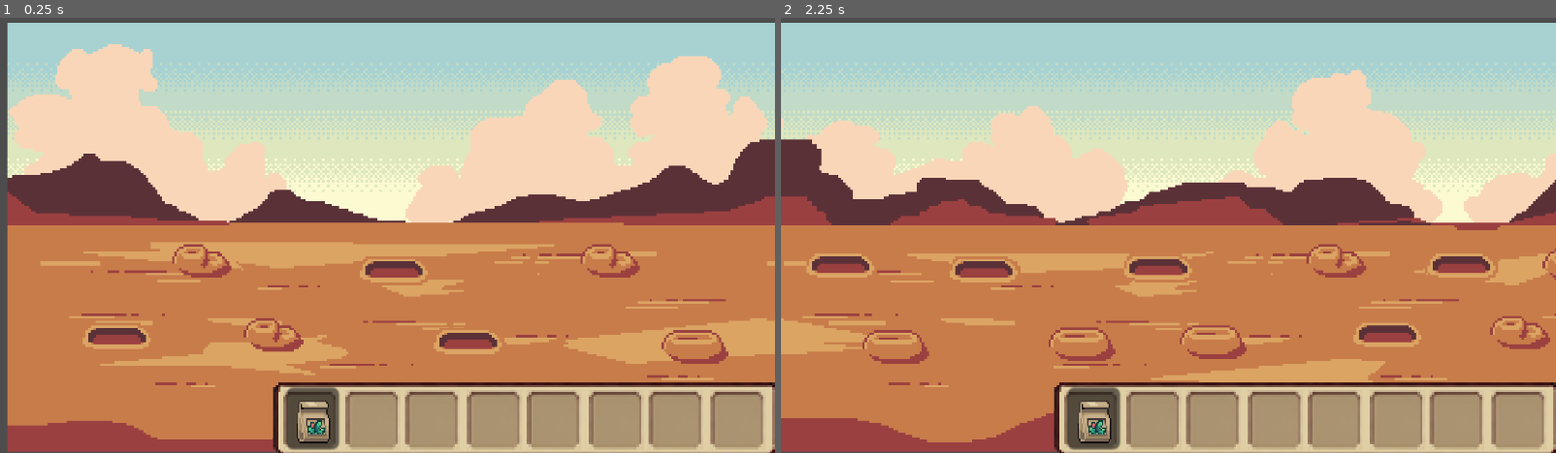
Above: before the commit, frames 1-2 (left to right).
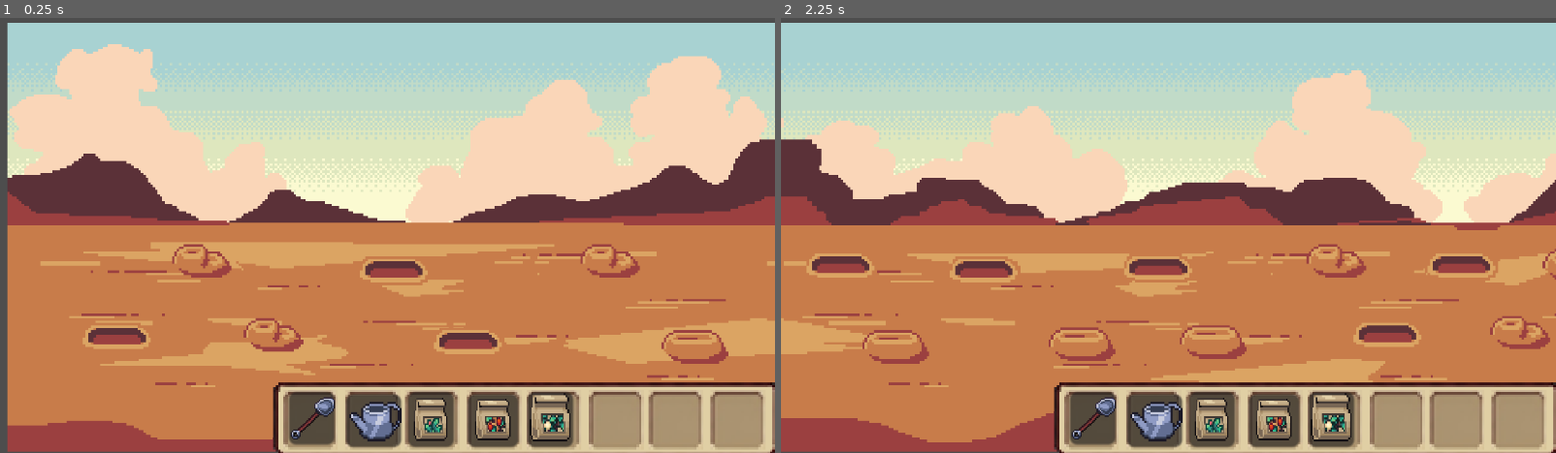
Above: after the commit, the same moments.

Repository: lawabognakenzakinane/Usyd-Game-design-2026
Game: Godot game, scene res://game.tscn
Two runs of this game, one before a commit and one after it. Both use one fixed random seed, a clock stepped at 60 frames per second and the inputs below. This scene is started directly instead of the project's main scene.
Inputs (mouse positions are in pixels of both pictures, inside the frame that each line leads up to):
- Up to frame 1 (0.25 s): no input
- Up to frame 2 (2.25 s): tap Enter at 0.5, 2 s; move the mouse to (1339, 213) at 0.52 s; press the mouse at (1339, 213) at 0.53 s; hold Right (ui_right) 0.53-1.28 s; tap Space at 1.25 s; move the mouse to (1013, 257) at 1.27 s; release the mouse at (1013, 257) at 1.28 s; hold Left (ui_left) 1.28-2.03 s; click (1013, 257) at 1.35 s; move the mouse to (1246, 139) at 2.02 s; press the mouse at (1246, 139) at 2.03 s; hold Right (ui_right) from 2.03 s (still down)

The runs differ from the first frame. In frame 1, 3.5% of the frame differs, in the area x 36-74%, y 84-100%; in frame 2, 3.5%.

Commit message:
feat: Added different game state mode

Diff:
--- /dev/null
+++ b/game_jam/UI.tscn
@@ -0,0 +1,125 @@
+[gd_scene format=3 uid="uid://dew1akwan1qv7"]
+
+[ext_resource type="Texture2D" uid="uid://duxikmsw2ac3u" path="res://UserInterface/Hotbar.png" id="1_0fbet"]
+[ext_resource type="Script" uid="uid://cqvuxvw3l2jnr" path="res://seed.gd" id="3_ee4bf"]
+[ext_resource type="Texture2D" uid="uid://ce31ee6y31rgx" path="res://Asset/item/seed_emu_bush.png" id="3_qtu10"]
+[ext_resource type="Texture2D" uid="uid://vud3tpkcf8vj" path="res://Asset/item/seed_citrus_australasica.png" id="4_iy58a"]
+[ext_resource type="Texture2D" uid="uid://b2xdwxgy4qwkr" path="res://Asset/item/seed_eucalyptus_gillii.png" id="5_6a6wx"]
+[ext_resource type="Script" uid="uid://v4k1b4v1lj86" path="res://shovel.gd" id="6_6a6wx"]
+[ext_resource type="Texture2D" uid="uid://c21m404l5wt7k" path="res://Asset/item/shovel.png" id="6_sky72"]
+[ext_resource type="Texture2D" uid="uid://ckosf0in6uexg" path="res://Asset/item/watering_can.png" id="7_0ytqx"]
+[ext_resource type="Script" uid="uid://bstufyhlpv8x6" path="res://watering_can.gd" id="8_sky72"]
+
+[sub_resource type="RectangleShape2D" id="RectangleShape2D_i1vam"]
+size = Vector2(22, 22)
+
+[node name="User Intertafce" type="Control" unique_id=394505438]
+layout_mode = 3
+anchor_left = -0.031000001
+anchor_top = 0.185
+anchor_right = 0.15
+anchor_bottom = 0.23200001
+offset_left = -19.287998
+offset_top = -5.880005
+offset_right = 38.199997
+offset_bottom = -7.3359985
+grow_horizontal = 2
+grow_vertical = 2
+
+[node name="Hotbar" type="Control" parent="." unique_id=1718709011]
+layout_mode = 1
+anchor_left = 0.44200003
+anchor_top = 0.776
+anchor_right = 0.44200003
+anchor_bottom = 0.776
+offset_left = -117.57201
+offset_top = -22.504002
+offset_right = 117.42799
+offset_bottom = 22.495998
+
+[node name="Hotbar2" type="Sprite2D" parent="Hotbar" unique_id=936583873]
+texture_filter = 1
+position = Vector2(125, 22)
+texture = ExtResource("1_0fbet")
+
+[node name="Seed" type="Panel" parent="Hotbar" unique_id=1651535727]
+layout_mode = 0
+offset_left = 76.0
+offset_top = 11.0
+offset_right = 95.0
+offset_bottom = 34.0
+script = ExtResource("3_ee4bf")
+
+[node name="Seed" type="StaticBody2D" parent="Hotbar/Seed" unique_id=1385628490]
+
+[node name="SeedEmuBush" type="Sprite2D" parent="Hotbar/Seed/Seed" unique_id=117403119]
+texture_filter = 1
+position = Vector2(9, 10)
+scale = Vector2(0.5625, 0.75)
+texture = ExtResource("3_qtu10")
+
+[node name="Seed2" type="Panel" parent="Hotbar" unique_id=1980028067]
+layout_mode = 0
+offset_left = 101.0
+offset_top = 12.0
+offset_right = 122.0
+offset_bottom = 34.0
+script = ExtResource("3_ee4bf")
+
+[node name="Seed" type="StaticBody2D" parent="Hotbar/Seed2" unique_id=523105609]
+
+[node name="SeedCitrusAustralasica" type="Sprite2D" parent="Hotbar/Seed2" unique_id=1622515192]
+texture_filter = 1
+position = Vector2(9.999998, 9.000002)
+scale = Vector2(0.6015624, 0.72656256)
+texture = ExtResource("4_iy58a")
+
+[node name="Seed3" type="Panel" parent="Hotbar" unique_id=1888216569]
+layout_mode = 0
+offset_left = 126.0
+offset_top = 11.0
+offset_right = 145.0
+offset_bottom = 34.0
+script = ExtResource("3_ee4bf")
+
+[node name="Seed" type="StaticBody2D" parent="Hotbar/Seed3" unique_id=44620212]
+
+[node name="SeedEucalyptusGillii" type="Sprite2D" parent="Hotbar/Seed3" unique_id=868786696]
+texture_filter = 1
+position = Vector2(9.000015, 9)
+scale = Vector2(0.6875, 0.84375)
+texture = ExtResource("5_6a6wx")
+
+[node name="Shovel" type="Panel" parent="Hotbar" unique_id=588907056]
+layout_mode = 0
+offset_left = 26.0
+offset_top = 11.0
+offset_right = 45.0
+offset_bottom = 33.0
+script = ExtResource("6_6a6wx")
+
+[node name="Shovel2" type="Sprite2D" parent="Hotbar/Shovel" unique_id=539797481]
+texture_filter = 1
+position = Vector2(10, 11)
+scale = Vector2(0.625, 0.59375)
+texture = ExtResource("6_sky72")
+
+[node name="Watering can" type="Panel" parent="Hotbar" unique_id=273191048]
+layout_mode = 0
+offset_left = 50.0
+offset_top = 12.0
+offset_right = 73.0
+offset_bottom = 34.0
+
+[node name="StaticBody2D" type="StaticBody2D" parent="Hotbar/Watering can" unique_id=835677261]
+script = ExtResource("8_sky72")
+
+[node name="CollisionShape2D" type="CollisionShape2D" parent="Hotbar/Watering can/StaticBody2D" unique_id=1739948540]
+position = Vector2(12, 11)
+shape = SubResource("RectangleShape2D_i1vam")
+
+[node name="WateringCan" type="Sprite2D" parent="Hotbar/Watering can/StaticBody2D/CollisionShape2D" unique_id=1333790807]
+texture_filter = 1
+position = Vector2(1, -1)
+scale = Vector2(0.84375, 0.875)
+texture = ExtResource("7_0ytqx")
--- a/game_jam/control.tscn
+++ /dev/null
@@ -1,50 +0,0 @@
-[gd_scene format=3 uid="uid://dew1akwan1qv7"]
-
-[ext_resource type="Texture2D" uid="uid://duxikmsw2ac3u" path="res://UserInterface/Hotbar.png" id="1_0fbet"]
-[ext_resource type="Script" uid="uid://cqvuxvw3l2jnr" path="res://seed.gd" id="3_ee4bf"]
-[ext_resource type="Texture2D" uid="uid://ce31ee6y31rgx" path="res://Asset/item/seed_emu_bush.png" id="3_qtu10"]
-
-[node name="User Intertafce" type="Control" unique_id=394505438]
-layout_mode = 3
-anchor_left = -0.031000001
-anchor_top = 0.185
-anchor_right = 0.15
-anchor_bottom = 0.23200001
-offset_left = -19.287998
-offset_top = -5.880005
-offset_right = 38.199997
-offset_bottom = -7.3359985
-grow_horizontal = 2
-grow_vertical = 2
-
-[node name="Hotbar" type="Control" parent="." unique_id=1718709011]
-layout_mode = 1
-anchor_left = 0.44200003
-anchor_top = 0.776
-anchor_right = 0.44200003
-anchor_bottom = 0.776
-offset_left = -117.57201
-offset_top = -22.504002
-offset_right = 117.42799
-offset_bottom = 22.495998
-
-[node name="Hotbar2" type="Sprite2D" parent="Hotbar" unique_id=936583873]
-texture_filter = 1
-position = Vector2(125, 22)
-texture = ExtResource("1_0fbet")
-
-[node name="Seed" type="Panel" parent="Hotbar" unique_id=1651535727]
-layout_mode = 0
-offset_left = 25.0
-offset_top = 9.0
-offset_right = 47.0
-offset_bottom = 35.0
-script = ExtResource("3_ee4bf")
-
-[node name="Seed" type="StaticBody2D" parent="Hotbar/Seed" unique_id=1385628490]
-
-[node name="SeedEmuBush" type="Sprite2D" parent="Hotbar/Seed/Seed" unique_id=117403119]
-texture_filter = 1
-position = Vector2(11, 13)
-scale = Vector2(0.5625, 0.75)
-texture = ExtResource("3_qtu10")
--- a/game_jam/game.gd
+++ b/game_jam/game.gd
@@ -1,7 +1,13 @@
-#class_name Main_game
-#extends Node2D
+class_name main
+extends Node2D
 
 ##@export var position_plant=Vector2(0,0)
 
+enum State{
+	VISUAL_MODE,
+	DIGGING_MODE,
+	WATERING_MODE,
+	PLANT_MODE
+}
 
-#
+static var current_state=State.VISUAL_MODE
--- a/game_jam/game.tscn
+++ b/game_jam/game.tscn
@@ -1,11 +1,13 @@
 [gd_scene format=3 uid="uid://b0v8iryu7kv4r"]
 
 [ext_resource type="PackedScene" uid="uid://ulyv6hidtvnj" path="res://map.tscn" id="1_80nbo"]
-[ext_resource type="PackedScene" uid="uid://dew1akwan1qv7" path="res://control.tscn" id="2_e2o6t"]
+[ext_resource type="Script" uid="uid://cc82uqhp7r05d" path="res://game.gd" id="1_fc0e3"]
+[ext_resource type="PackedScene" uid="uid://dew1akwan1qv7" path="res://UI.tscn" id="2_e2o6t"]
 [ext_resource type="Script" uid="uid://cj5msvkftm86w" path="res://camera_2d.gd" id="3_feb5d"]
 
 [node name="Game" type="Node2D" unique_id=1522055162]
 position = Vector2(1, 0)
+script = ExtResource("1_fc0e3")
 
 [node name="Map" parent="." unique_id=1591404005 instance=ExtResource("1_80nbo")]
 position = Vector2(3, 1)
--- a/game_jam/seed.gd
+++ b/game_jam/seed.gd
@@ -1,7 +1,7 @@
 class_name seed
 extends Panel
 
-@export var plant_selection=false
+var global=preload("res://game.gd")
 
 
 enum Plant_type{
@@ -13,4 +13,4 @@
 func _input(event):
 	if event.is_action_pressed("pressed"):
 		#Switch to plant mode
-		plant_selection=true
+		global.current_state=global.State.PLANT_MODE
--- /dev/null
+++ b/game_jam/shovel.gd
@@ -0,0 +1,10 @@
+extends Panel
+
+var global=preload("res://game.gd")
+
+
+func _input(event):
+	if event.is_action_pressed("pressed"):
+		#Switch digging mode
+		global.current_state=main.State.DIGGING_MODE
+		print("Digging mode")
--- /dev/null
+++ b/game_jam/watering_can.gd
@@ -0,0 +1,10 @@
+extends StaticBody2D
+
+var global=preload("res://game.gd")
+
+
+func _input(event):
+	if event.is_action_pressed("pressed") and get_global_mouse_position()==position:
+		#Switch to Watering mode
+		global.current_state=main.State.WATERING_MODE
+		print("Watering mode")
Binary file added: game_jam/Asset/item/seed_citrus_australasica.png
Not shown, added: game_jam/Asset/item/seed_citrus_australasica.png.import
Binary file added: game_jam/Asset/item/seed_eucalyptus_gillii.png
Not shown, added: game_jam/Asset/item/seed_eucalyptus_gillii.png.import
Empty file added: game_jam/Ui.gd
Renamed: game_jam/control.gd.uid -> game_jam/Ui.gd.uid
Empty file added: game_jam/control.gd
Not shown, added: game_jam/shovel.gd.uid
Not shown, added: game_jam/watering_can.gd.uid
